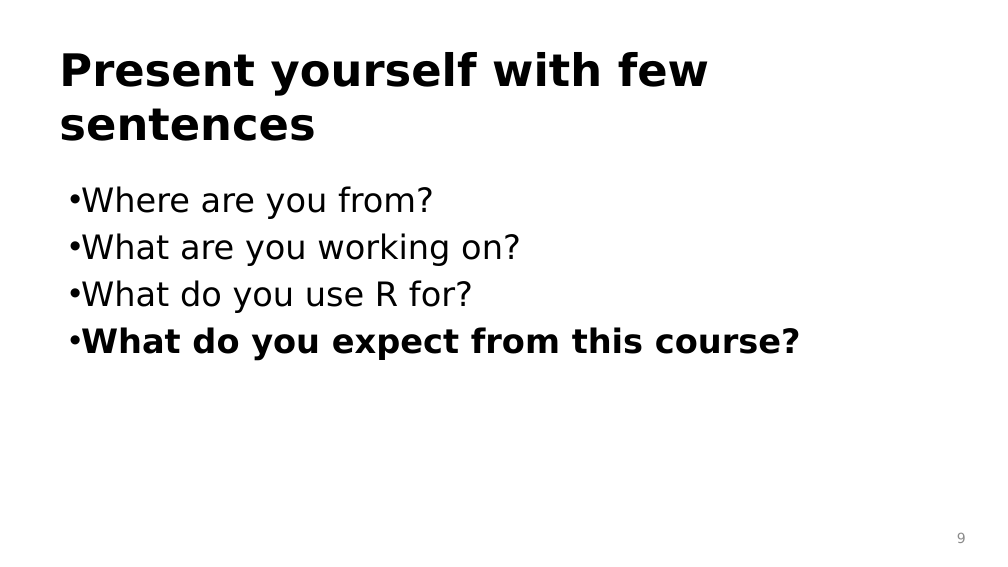
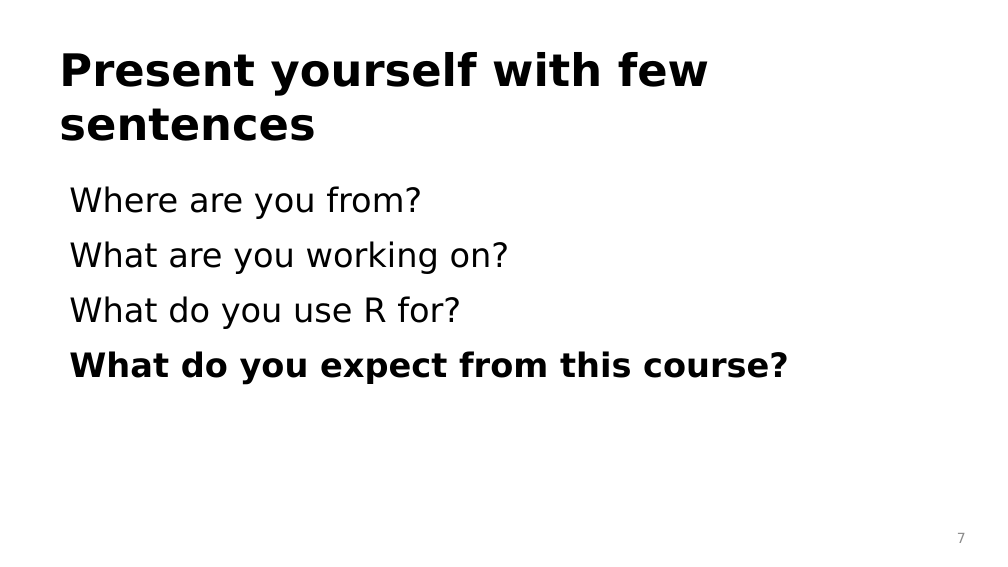
Before and after one commit to idiv-biodiversity/yDiv_building_packages_Rstudio_GitHub, a slide deck: slide 7 of introduction.pptx (slide 9 before the commit). Drawn at 1008x567 pixels with LibreOffice and Linux fonts; fonts in the diff are those of the drawing; background and template pictures are left out. Boxes give left, top, right and bottom in pixels: in the first picture for what was removed or moved away, otherwise in the second. Text is boxed around its words. In the diff, an @@ line names an element or a change of style, - is before the commit and + after.

```diff
--- a/introduction.pptx
+++ b/introduction.pptx
@@ text "Where are you from?" at [69, 186, 789, 384]: bullet • to none @@
@@ page number at [957, 533, 966, 543]: text changed @@
-9
+7
```
Also in this commit, not shown: 5 other slides changed, 2 slides added, 3 slides removed, 5 other files.
